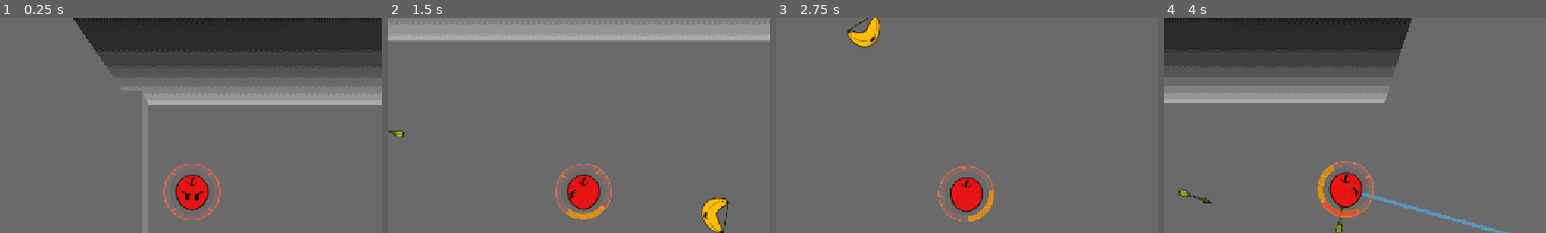
Above: before the commit, frames 1-4 (left to right).
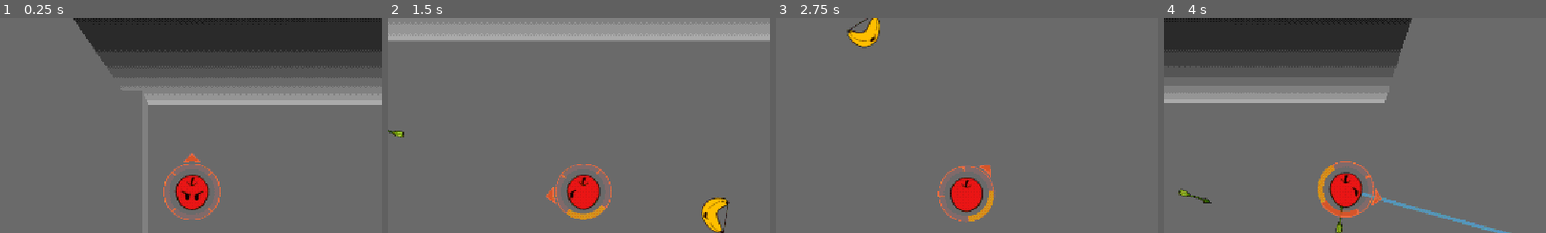
Above: after the commit, the same moments.

Repository: CasualShrub/arrow-head
Game: Godot game, scene res://scenes/levels/encounter.tscn
Two runs of this game, one before a commit and one after it. Both use one fixed random seed, a clock stepped at 60 frames per second and the inputs below. Sound files missing from this copy of the repository are replaced by a short silence.
Inputs (mouse positions are % of the whole screen's width and height, from its top left):
- Up to frame 1 (0.25 s): no input
- Up to frame 2 (1.5 s): tap Enter at 0.5 s; move the mouse to (72, 45) at 0.52 s; hold D (move_right) 0.53-1.28 s; hold Space (fire) 0.53-1.28 s; move the mouse to (30, 55) at 1.27 s; hold S (move_down) from 1.28 s (still down); tap R at 1.35 s
- Up to frame 3 (2.75 s): move the mouse to (60, 28) at 2.02 s; release S (move_down) at 2.03 s; hold D (move_right) from 2.03 s (still down); hold Space (fire) from 2.03 s (still down)
- Up to frame 4 (4 s): move the mouse to (45, 70) at 2.77 s; release D (move_right) at 2.78 s; release Space (fire) at 2.78 s; hold W (move_up) 2.78-3.53 s; tap R at 2.85 s; move the mouse to (80, 65) at 3.52 s; hold A (move_left) from 3.53 s (still down); hold Space (fire) from 3.53 s (still down)
The pictures show only the part of the screen within x 25-75%, y 10-60%; the shares and areas given below are measured in that part.

The runs differ from the first frame. In frame 1, 0.1% of the frame differs, in the area x 48-53%, y 62-68%; in frame 2, 0.1%, in the area x 41-45%, y 78-87%; in frame 3, less than 0.1%; in frame 4, 0.1%.

Commit message:
add aim indiactor

Diff:
--- a/scenes/player.tscn
+++ b/scenes/player.tscn
@@ -31,8 +31,9 @@
 [ext_resource type="Texture2D" uid="uid://c34v8ic3dj3rx" path="res://assets/art/player/a_death_frame2.png" id="25_d2"]
 [ext_resource type="Texture2D" uid="uid://delgixt2v1gld" path="res://assets/art/player/a_death_frame3.png" id="26_d3"]
 [ext_resource type="Texture2D" uid="uid://cqi4h8rglp31u" path="res://assets/art/player/a_death_frame4.png" id="27_d4"]
-
-[sub_resource type="SphereShape3D" id="SphereShape3D_wnwbv"]
+[ext_resource type="Shader" uid="uid://bcds3powkj5ap" path="res://shaders/triangle.gdshader" id="32_gl8cc"]
+
+[sub_resource type="SphereShape3D" id="SphereShape3D_gl8cc"]
 radius = 0.4
 
 [sub_resource type="SpriteFrames" id="SpriteFrames_ub6uw"]
@@ -169,6 +170,16 @@
 shader_parameter/outer_ring_width = 0.03
 
 [sub_resource type="QuadMesh" id="QuadMesh_ub6uw"]
+
+[sub_resource type="ShaderMaterial" id="ShaderMaterial_487ah"]
+render_priority = 0
+shader = ExtResource("32_gl8cc")
+shader_parameter/concavity = 0.150000007125
+shader_parameter/fill_color = Color(0.8980392, 0.34901962, 0.15294118, 0.8235294)
+shader_parameter/line_color = Color(0.9490196, 0.4509804, 0.2509804, 1)
+shader_parameter/line_width = 0.11
+
+[sub_resource type="QuadMesh" id="QuadMesh_8wtow"]
 
 [node name="Player" type="CharacterBody3D" unique_id=439211336 node_paths=PackedStringArray("input", "health", "sectors")]
 collision_mask = 4
@@ -271,10 +282,17 @@
 [node name="Sectors" type="MeshInstance3D" parent="." unique_id=9603647]
 transform = Transform3D(-0.70710677, -0.70710677, -3.090862e-08, 0, -4.371139e-08, 1, -0.70710677, 0.70710677, 3.090862e-08, 0, 0.015167683, 0)
 material_override = SubResource("ShaderMaterial_fjrip")
+cast_shadow = 0
 mesh = SubResource("QuadMesh_ub6uw")
 script = ExtResource("6_tuyoq")
 relative_aim = true
 
+[node name="MeshInstance3D" type="MeshInstance3D" parent="Sectors" unique_id=1517856374]
+transform = Transform3D(0.22627425, -0.118793964, -3.0908623e-08, 0.22627419, 0.118793964, -1.2802772e-08, 9.890763e-09, -2.1508586e-09, 0.99999994, 0.41643003, -0.41643003, -1.8626451e-08)
+material_override = SubResource("ShaderMaterial_487ah")
+cast_shadow = 0
+mesh = SubResource("QuadMesh_8wtow")
+
 [connection signal="timeout" from="Dashing" to="." method="_on_dashing_timeout"]
 [connection signal="changed" from="Sectors" to="." method="_on_sectors_changed"]
 [connection signal="changed" from="Sectors" to="Sectors" method="_on_changed"]
--- a/scripts/player.gd
+++ b/scripts/player.gd
@@ -337,9 +337,10 @@
 	_fire(arrow, sectors.get_sector_center(sector))
 	fired.emit(arrow)
 
-# status effects from mis-caught special arrows
-func is_burning() -> bool: return _burn_time > 0.0
-func is_frozen() -> bool: return _freeze_time > 0.0
+func is_burning() -> bool:
+	return _burn_time > 0.0
+func is_frozen() -> bool:
+	return _freeze_time > 0.0
 
 func _apply_debuff(kind: int) -> void:
 	match kind:
--- a/shaders/sector_visualiser.gdshader
+++ b/shaders/sector_visualiser.gdshader
@@ -6,7 +6,6 @@
 uniform int aimed_sector = -1;
 uniform int occupied_mask = 0;
 uniform float inner_radius = 0.35;
-
 
 uniform vec4 empty_color : source_color =
     vec4(0.9, 0.35, 0.15, 0.12);
--- /dev/null
+++ b/shaders/triangle.gdshader
@@ -0,0 +1,46 @@
+shader_type spatial;
+
+render_mode unshaded, blend_mix, cull_disabled;
+
+uniform float concavity : hint_range(0.0, 0.5) = 0.25;
+uniform vec4 fill_color : source_color =
+    vec4(0.9, 0.35, 0.15, 0.50);
+uniform vec4 line_color : source_color =
+    vec4(0.95, 0.45, 0.25, 0.7);
+uniform float line_width = 0.02;
+
+void fragment() {
+    vec2 p = UV;
+
+    float x = abs(p.x - 0.5) * 2.0;
+
+    // Curved rear edge
+    float rear_curve = concavity * (1.0 - pow(x, 2.0));
+
+    // Shape exists above rear curve
+    if (p.y < rear_curve) {
+        discard;
+    }
+
+    // Triangle sides
+    float width = (1.0 - p.y) / (1.0 - rear_curve);
+
+    if (x > width) {
+        discard;
+    }
+
+	vec4 color = fill_color;
+    float edge_dist = width - x;
+
+	float rear_dist = p.y - rear_curve;
+
+    if (
+		(edge_dist >= 0.0 && edge_dist < line_width) ||
+		(rear_dist >= 0.0 && rear_dist < line_width)
+	) {
+        color = line_color;
+    }
+
+    ALBEDO = color.rgb;
+    ALPHA = color.a;
+}
Not shown: 1 places in scenes/player.tscn that only renumber resources
Not shown, added: shaders/triangle.gdshader.uid
